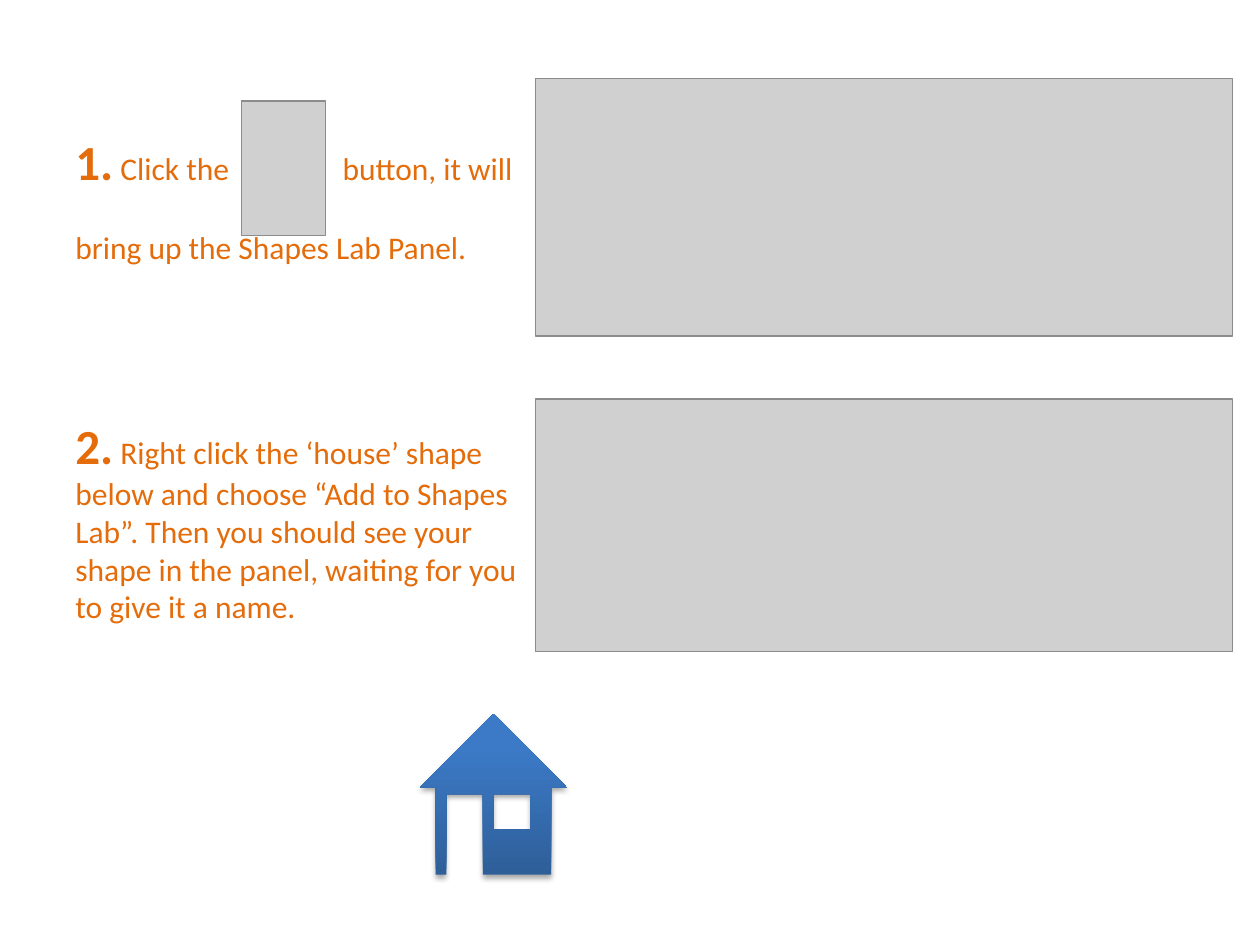
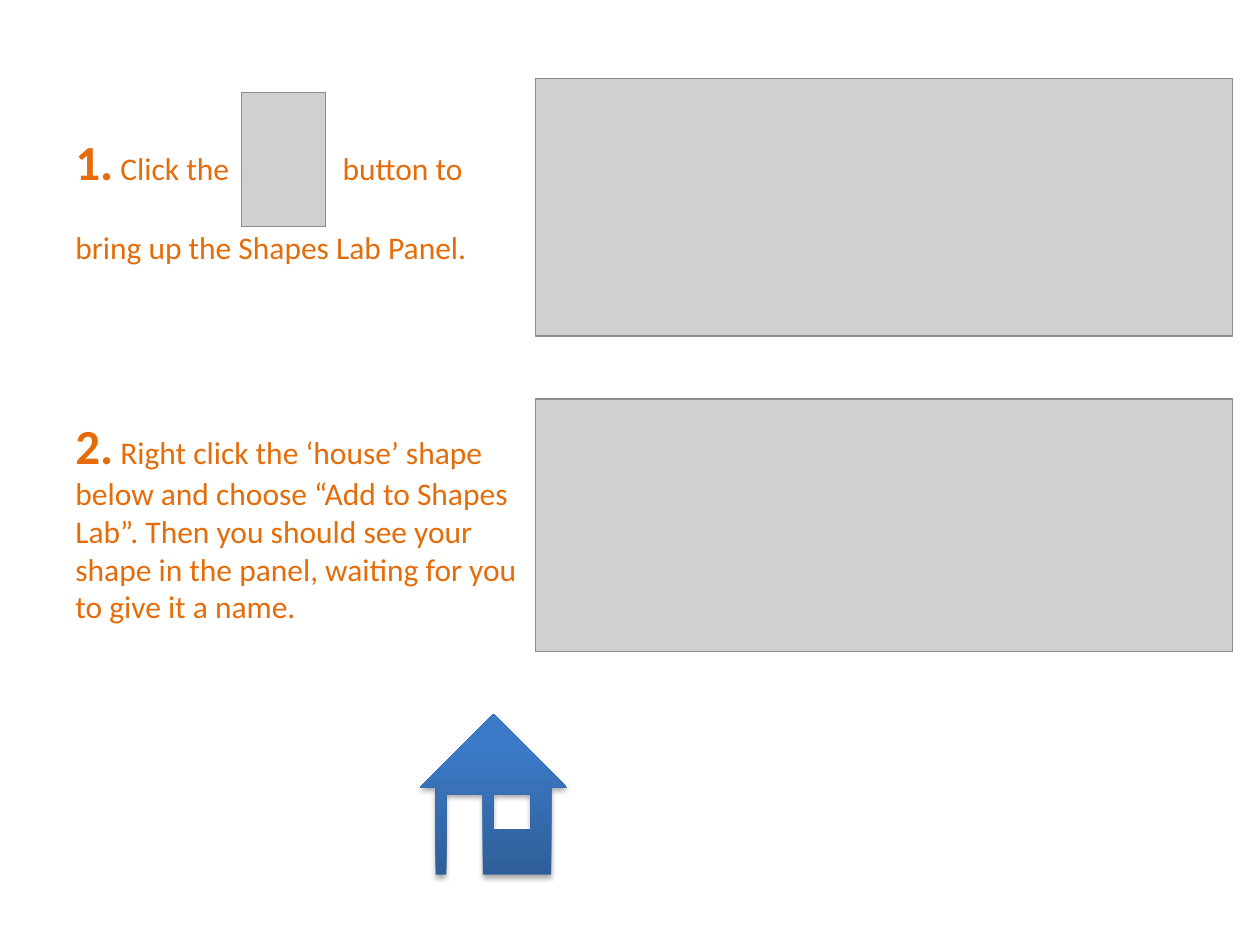
Before and after one commit to PowerPointLabs/PowerPointLabs, a slide deck: slide 29 of doc/PowerPointLabs Quick Tutorial.pptx. Drawn at 1260x945 pixels with LibreOffice and Linux fonts; fonts in the diff are those of the drawing; grey boxes stand for pictures. Boxes give left, top, right and bottom in pixels: in the first picture for what was removed or moved away, otherwise in the second. Text is boxed around its words. In the diff, an @@ line names an element or a change of style, - is before the commit and + after.

Commit message:
Update icons and phrasing of tutorial slides.
In particular, the Highlight Points section was changed - it previously
referred to Highlight Text instead.

```diff
--- a/doc/PowerPointLabs Quick Tutorial.pptx
+++ b/doc/PowerPointLabs Quick Tutorial.pptx
@@ picture moved from (x1=242, y1=101, x2=326, y2=236) to (x1=242, y1=92, x2=326, y2=227) @@
@@ text at (x1=75, y1=148, x2=463, y2=181): text changed @@
-1. Click the button, it will
+1. Click the button to
```
Also in this commit, not shown: 23 other slides changed.
